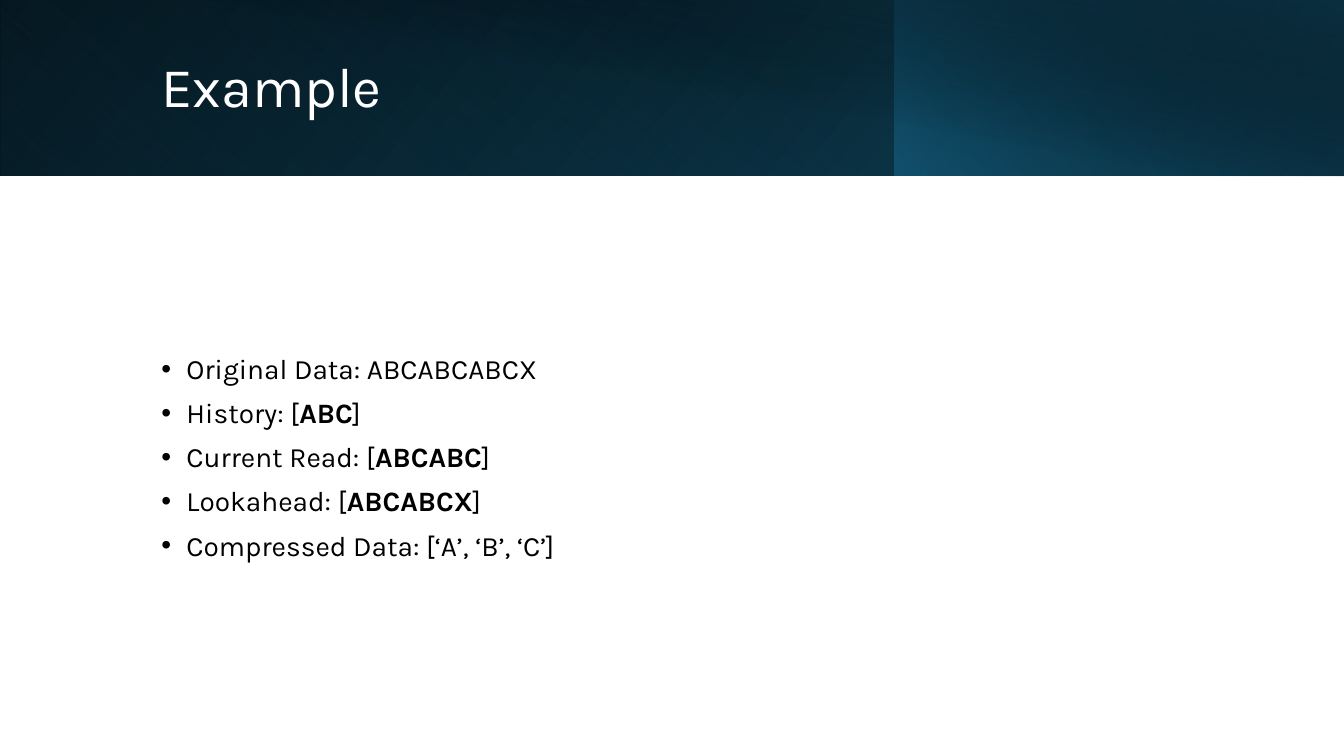
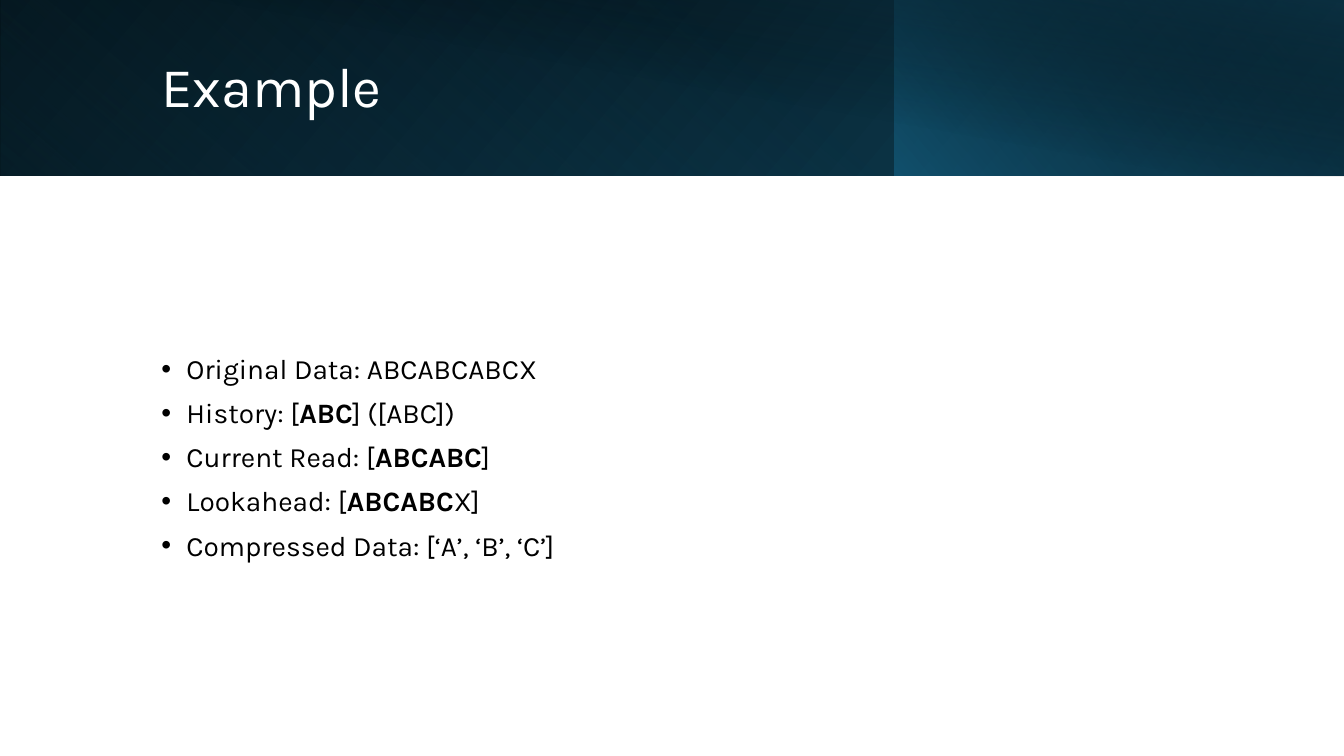
Before and after one commit to weng25j/checkoff3_comp211, a slide deck: slide 10 of LZ77.pptx. Drawn at 1344x756 pixels with LibreOffice and Linux fonts; fonts in the diff are those of the drawing. Boxes give left, top, right and bottom in pixels: in the first picture for what was removed or moved away, otherwise in the second. Text is boxed around its words. In the diff, an @@ line names an element or a change of style, - is before the commit and + after.

```diff
--- a/LZ77.pptx
+++ b/LZ77.pptx
@@ text at [186, 402, 454, 430]: text changed @@
-• History: [ABC]
+• History: [ABC] ([ABC])
@@ text at [186, 490, 480, 514]: bold off in "[ABCABCX]" @@
```
Also in this commit, not shown: 2 other slides changed.
